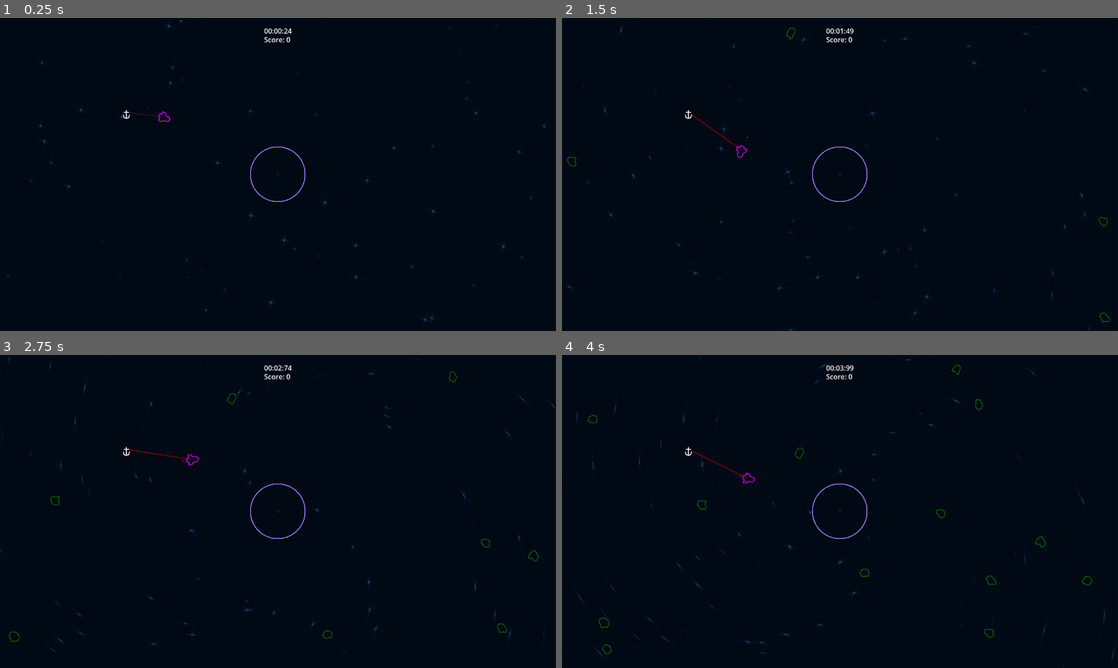
Above: before the commit, frames 1-4 (two rows, left to right).
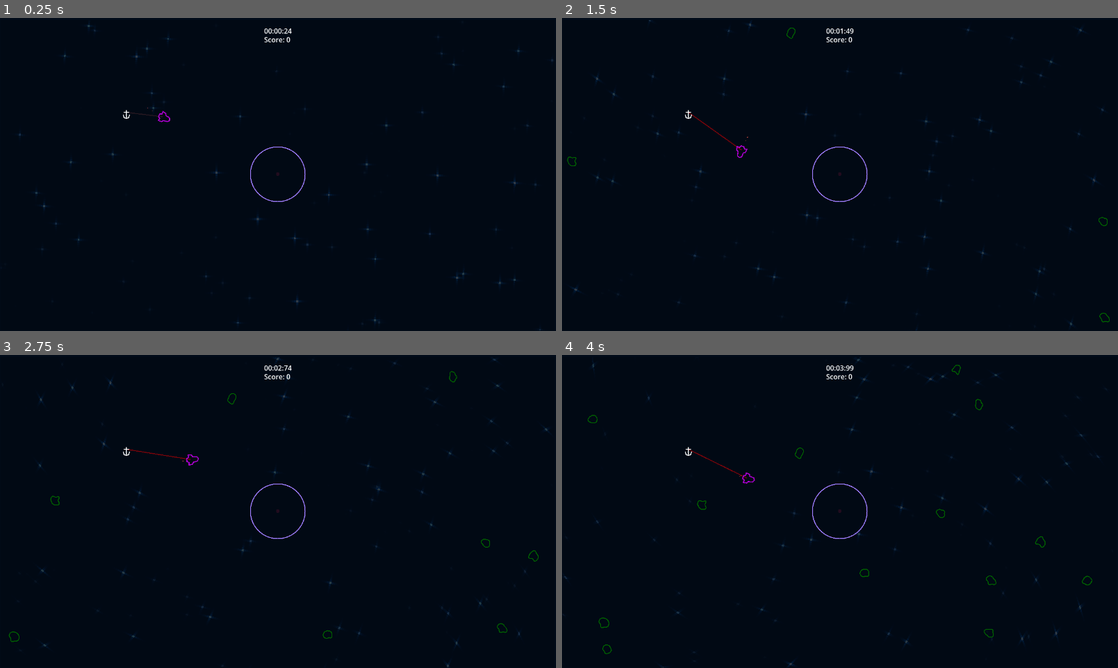
Above: after the commit, the same moments.

Repository: ArjanBroos/GMTK-2025
Game: Godot game, scene res://levels/main_level.tscn
Two runs of this game, one before a commit and one after it. Both use one fixed random seed, a clock stepped at 60 frames per second and the inputs below. Sound files missing from this copy of the repository are replaced by a short silence.
Inputs (mouse positions are in pixels of both pictures, inside the frame that each line leads up to):
- Up to frame 1 (0.25 s): no input
- Up to frame 2 (1.5 s): move the mouse to (962, 158) at 0.52 s; tap Space at 0.77 s; move the mouse to (728, 190) at 1.27 s
- Up to frame 3 (2.75 s): tap Space at 1.52 s; move the mouse to (333, 442) at 2.02 s
- Up to frame 4 (4 s): move the mouse to (812, 574) at 2.77 s; tap Space at 3.02, 3.77 s; move the mouse to (1006, 558) at 3.52 s

The runs differ from the first frame. In frame 1, 0.4% of the frame differs, in the area x 1-100%, y 0-100%; in frame 2, 0.5%, in the area x 1-98%, y 0-100%; in frame 3, 0.4%; in frame 4, 0.4%.

Commit message:
Slow background spin speed

Diff:
--- a/background/galaxy_shader.gdshader
+++ b/background/galaxy_shader.gdshader
@@ -62,7 +62,7 @@
 	  	float theta = TIME * distFactor;
 
 	  	// Spiral by rotating position
-	  	angle -= theta;
+	  	angle -= rotSpeed * theta;
 
 	  	// New UV after spiral rotation
 	  	st = r * vec2(cos(angle), sin(angle));
--- a/background/galaxy_shader.tres
+++ b/background/galaxy_shader.tres
@@ -4,10 +4,8 @@
 
 [resource]
 shader = ExtResource("1_ffolc")
-shader_parameter/arms = 8
-shader_parameter/squares_per_arm = 40
-shader_parameter/swirl_speed = 0.1
-shader_parameter/square_size = 0.003
-shader_parameter/min_brightness = 0.05
-shader_parameter/max_brightness = 0.3
-shader_parameter/arm_jitter = 0.08
+shader_parameter/star_color = Vector3(0, 0.1, 0.2)
+shader_parameter/scale = 150.0
+shader_parameter/rot_speed = 0.1
+shader_parameter/alpha = 0.2
+shader_parameter/shine = 2.0
